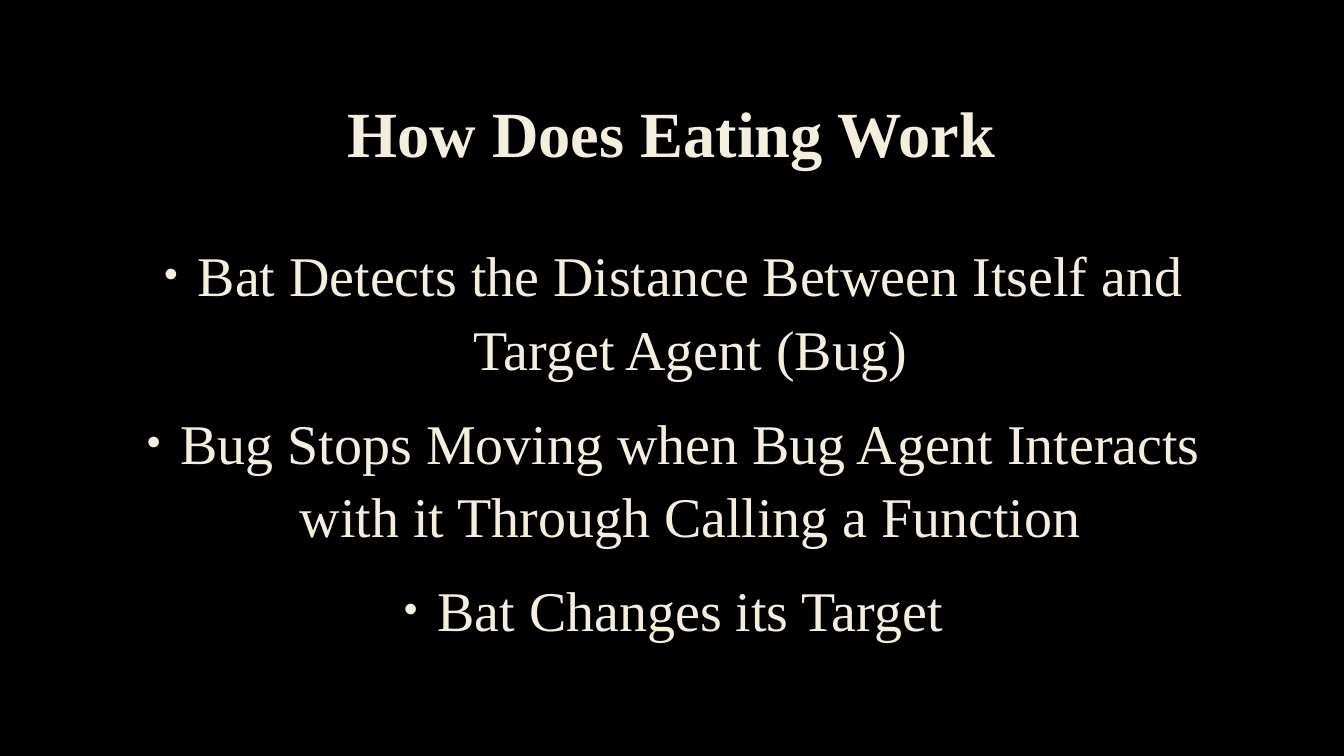
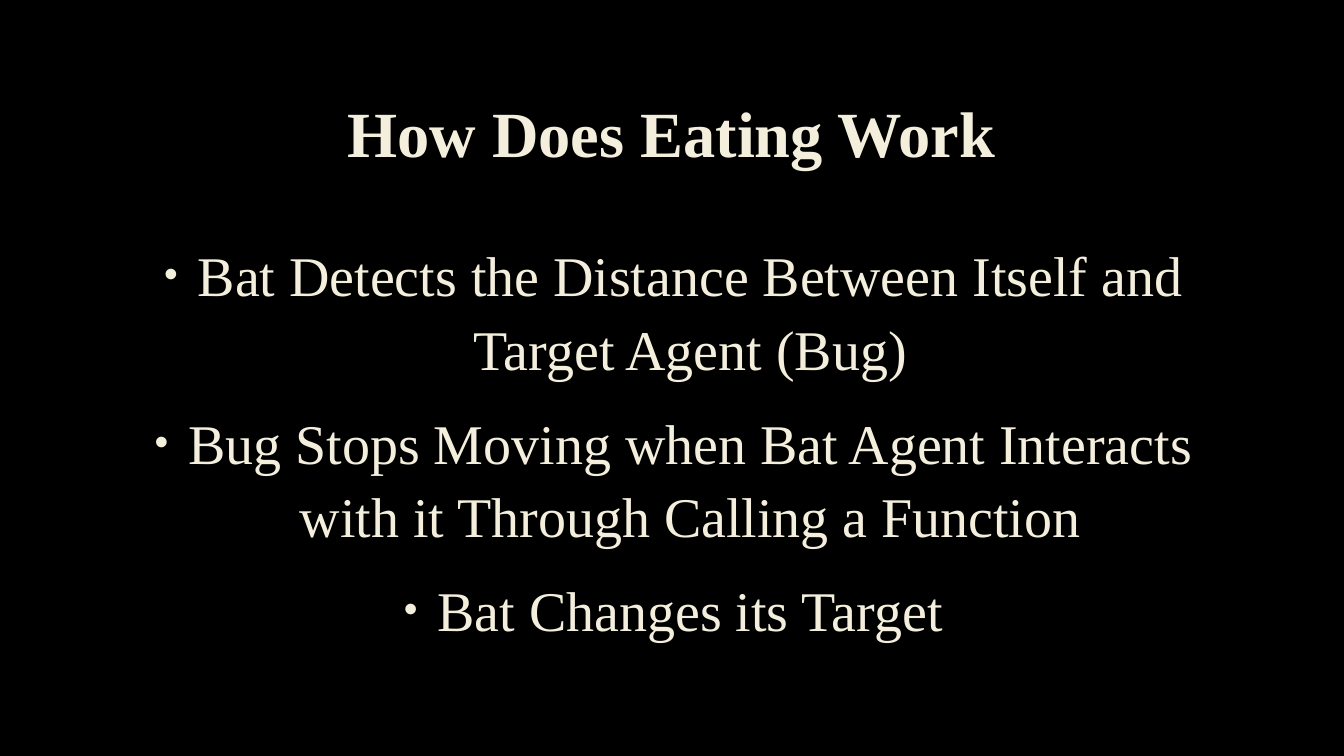
Before and after one commit to alexandermervar/cogs-q320, a slide deck: slide 6 of Final Project/Lost in the Sauce of Bat Flight Simulation.pptm. Drawn at 1344x756 pixels with LibreOffice and Linux fonts; fonts in the diff are those of the drawing; background and template pictures are left out. Boxes give left, top, right and bottom in pixels: in the first picture for what was removed or moved away, otherwise in the second. Text is boxed around its words. In the diff, an @@ line names an element or a change of style, - is before the commit and + after.

```diff
--- a/Final Project/Lost in the Sauce of Bat Flight Simulation.pptm
+++ b/Final Project/Lost in the Sauce of Bat Flight Simulation.pptm
@@ text at (188, 425, 1191, 548): text changed @@
-• Bug Stops Moving when Bug Agent Interacts with it Through Calling a Function
+• Bug Stops Moving when Bat Agent Interacts with it Through Calling a Function
```
Also in this commit, not shown: 3 other slides changed, 4 slides added, 5 other files.
